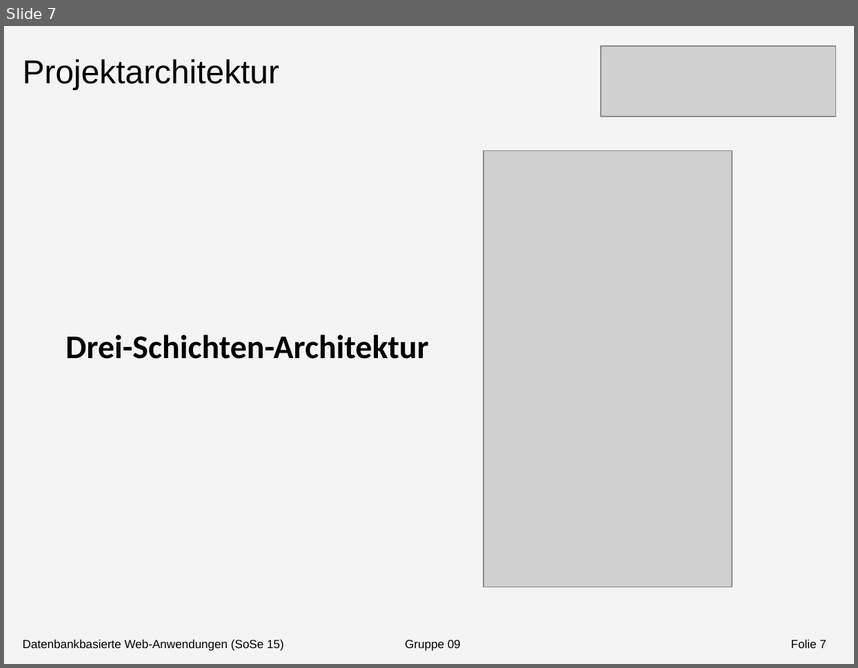
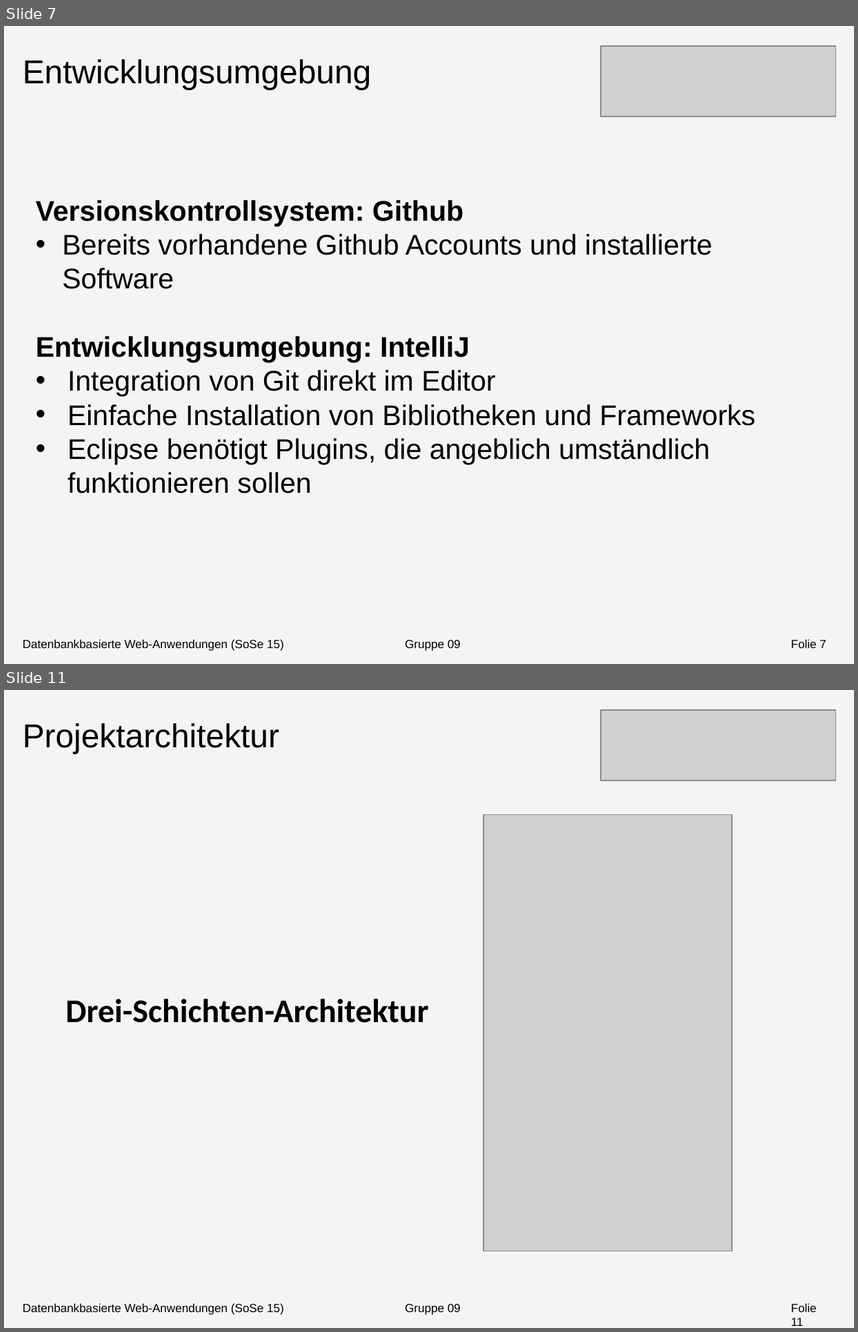
Before and after one commit to Shardic/DatenbankenMI2015, a slide deck: Doku/Dokumentation/Präsentation/Präsentation1.pptx. Shown one above the other, each under a label of ours: slide 7 before the commit, slides 7 and 11 after it; the slides between them are not shown. The pictures are 858x668 and 858x1332 pixels, drawn with LibreOffice and Linux fonts; fonts in the diff are those of the drawing; grey boxes stand for pictures. Boxes give left, top, right and bottom in pixels: in the first picture for what was removed or moved away, otherwise in the second. Text is boxed around its words. In the diff, an @@ line names an element or a change of style, - is before the commit and + after.

```diff
--- a/Doku/Dokumentation/Präsentation/Präsentation1.pptx
+++ b/Doku/Dokumentation/Präsentation/Präsentation1.pptx
@@ slide 7 added at box(4, 26, 854, 664), background #F4F4F4 @@
@@ text added at box(23, 59, 372, 89), 28 pt, text #000000 @@
+Entwicklungsumgebung
@@ picture added at box(601, 47, 835, 117) @@
@@ text added at box(36, 200, 755, 493), 24 pt, text #000000 @@
+Versionskontrollsystem: Github
+• Bereits vorhandene Github Accounts und installierte Software
+Entwicklungsumgebung: IntelliJ
+• Integration von Git direkt im Editor
+• Einfache Installation von Bibliotheken und Frameworks
+• Eclipse benötigt Plugins, die angeblich umständlich funktionieren sollen
@@ text added at box(23, 639, 461, 650), 10 pt, text #000000 @@
+Datenbankbasierte Web-Anwendungen (SoSe 15) Gruppe 09
@@ page number added at box(791, 639, 826, 648), 10 pt, text #000000 @@
+Folie 7
@@ what was slide 7 is now slide 11 @@
@@ page number at box(791, 1303, 817, 1325): text changed @@
-Folie 7
+Folie 11
```
Also in this commit, not shown: 3 other slides added.
